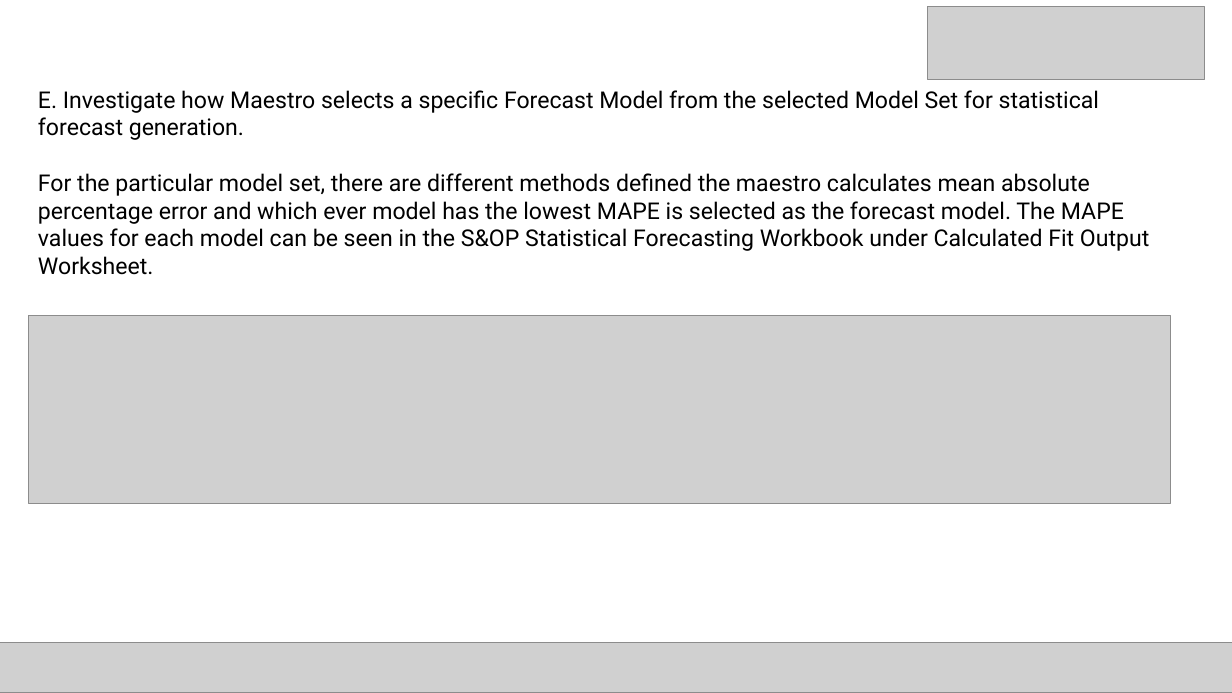
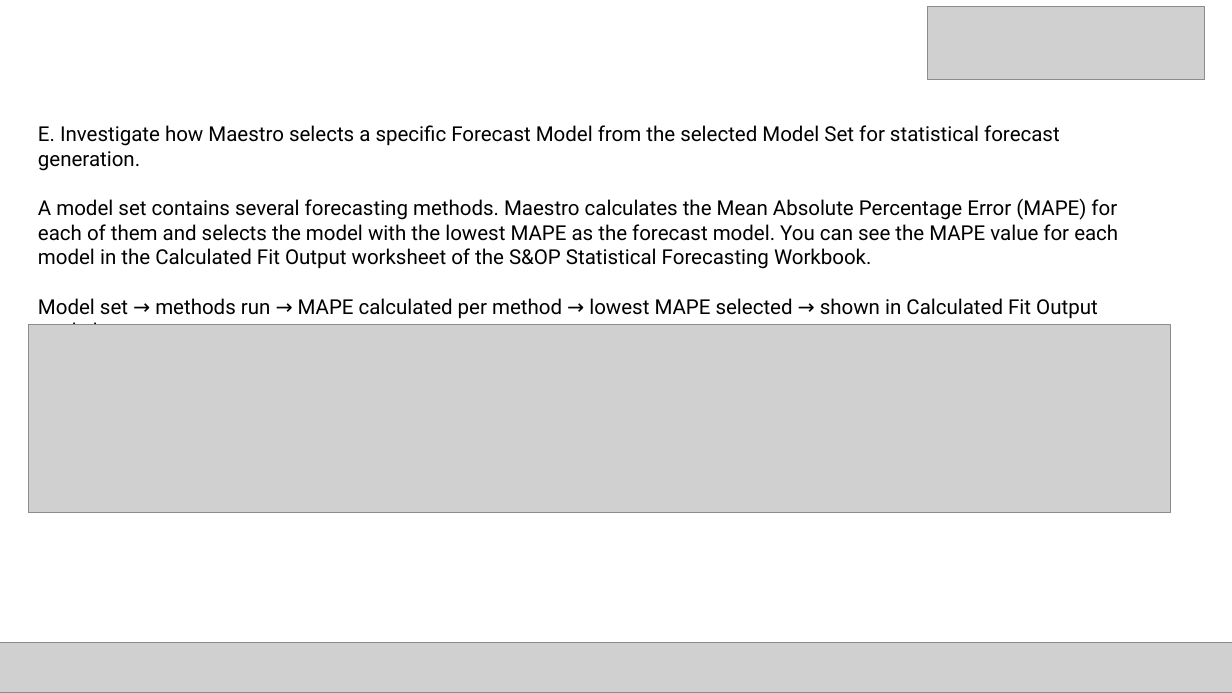
Before and after one commit to anushkundu/AI-business-report-generator, a slide deck: slide 28 of DP1 (2).pptx (slide 22 before the commit). Drawn at 1232x693 pixels with LibreOffice and Linux fonts; fonts in the diff are those of the drawing; grey boxes stand for pictures. Boxes give left, top, right and bottom in pixels: in the first picture for what was removed or moved away, otherwise in the second. Text is boxed around its words. In the diff, an @@ line names an element or a change of style, - is before the commit and + after.

```diff
--- a/DP1 (2).pptx
+++ b/DP1 (2).pptx
@@ text "E. Investigate how Maestro selects ...": place and size @@
-text "E. Investigate how Maestro selects ..." at <box>38,90,1149,275</box>
+text "E. Investigate how Maestro selects ..." at <box>38,125,1118,325</box>
@@ text at <box>38,125,1059,171</box>: size 18 to 16 pt in "E. Investigate how Maestro selects a specific ..." @@
@@ text at <box>38,198,1118,325</box>: text changed; size 18 to 16 pt @@
-For the particular model set, there are different methods defined the maestro calculates mean absolute percentage error and which ever model has the lowest MAPE is selected as the forecast model. The MAPE values for each model can be seen in the S&OP Statistical Forecasting Workbook under Calculated Fit Output Worksheet.
+A model set contains several forecasting methods. Maestro calculates the Mean Absolute Percentage Error (MAPE) for each of them and selects the model with the lowest MAPE as the forecast model. You can see the MAPE value for each model in the Calculated Fit Output worksheet of the S&OP Statistical Forecasting Workbook.
+Model set → methods run → MAPE calculated per method → lowest MAPE selected → shown in Calculated Fit Output worksheet
@@ picture: place and size @@
-picture at <box>29,315,1171,503</box>
+picture at <box>29,325,1171,513</box>
```
Also in this commit, not shown: 28 other slides changed, 10 slides added, 3 slides removed.
